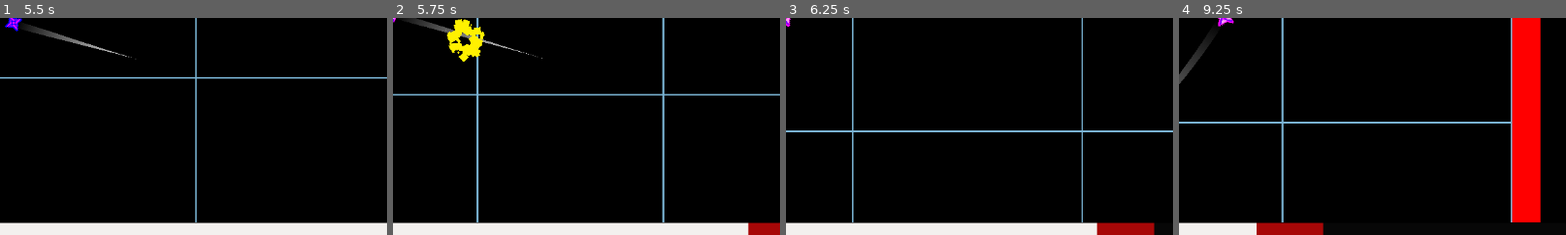
Above: before the commit, frames 1-4 (left to right).
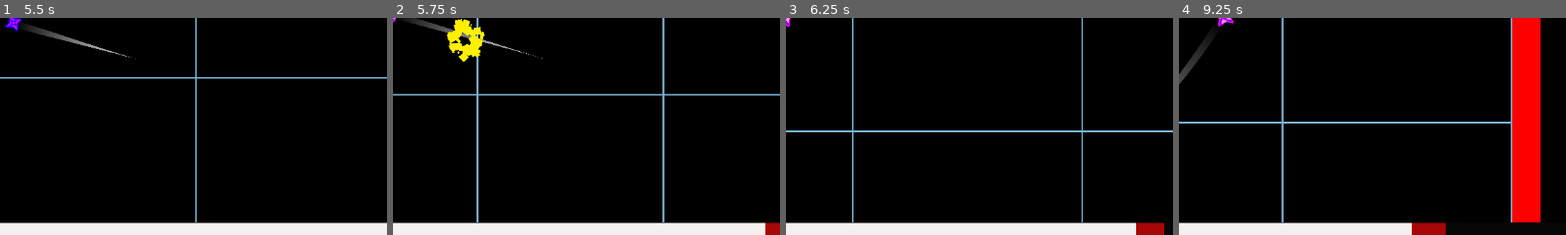
Above: after the commit, the same moments.

Repository: HazarBakir/void_blade
Game: Godot game, scene res://Scenes/main_menu.tscn
Two runs of this game, one before a commit and one after it. Both use one fixed random seed, a clock stepped at 60 frames per second and the inputs below. The engine's default icon, where the game draws it, is replaced by a stand-in: a white triangle on a blue panel in a dark square.
Inputs (mouse positions are % of the whole screen's width and height, from its top left):
- Up to frame 1 (5.5 s): click "Play" at 0.5 s; move the mouse to (72, 45) at 1.27 s; press the mouse at (72, 45) at 1.28 s; move the mouse to (30, 55) at 2.02 s; release the mouse at (30, 55) at 2.03 s; click (30, 55) at 2.1 s; move the mouse to (60, 28) at 2.77 s; press the mouse at (60, 28) at 2.78 s; move the mouse to (45, 70) at 3.52 s; release the mouse at (45, 70) at 3.53 s; click (45, 70) at 3.6 s; move the mouse to (80, 65) at 4.27 s; press the mouse at (80, 65) at 4.28 s; move the mouse to (20, 35) at 5.02 s; release the mouse at (20, 35) at 5.03 s; click (20, 35) at 5.1 s
- Up to frame 2 (5.75 s): no input
- Up to frame 3 (6.25 s): move the mouse to (55, 50) at 5.77 s; press the mouse at (55, 50) at 5.78 s
- Up to frame 4 (9.25 s): move the mouse to (35, 25) at 6.52 s; release the mouse at (35, 25) at 6.53 s; click (35, 25) at 6.6 s; move the mouse to (72, 45) at 7.27 s; press the mouse at (72, 45) at 7.28 s; move the mouse to (30, 55) at 8.02 s; release the mouse at (30, 55) at 8.03 s; click (30, 55) at 8.1 s; move the mouse to (60, 28) at 8.77 s; press the mouse at (60, 28) at 8.78 s
The pictures show only the part of the screen within x 50-100%, y 50-100%; the shares and areas given below are measured in that part.

Frame 1 is identical in both runs. In frame 2, 0.3% of the frame differs, in the area x 91-97%, y 94-100%; in frame 3, 0.8%; in frame 4, 2.8%, in the area x 20-69%, y 94-100%.
Error in both runs: Invalid access to property or key 'updateStamina' on a base object of type 'Line2D (trail_line.gd)'. (res://Scenes/stamina.gd:7)

Commit message:
decrease bulled damage

Diff:
--- a/Scripts/enemy/bullet.gd
+++ b/Scripts/enemy/bullet.gd
@@ -1,7 +1,7 @@
 extends Area2D
 @onready var animated_sprite: AnimatedSprite2D = $AnimatedSprite2D
 
-var damage: float = 10.0
+var damage: float = 5.0
 var speed: float = 290.0
 var target: CharacterBody2D
 var direction: Vector2 = Vector2.ZERO
